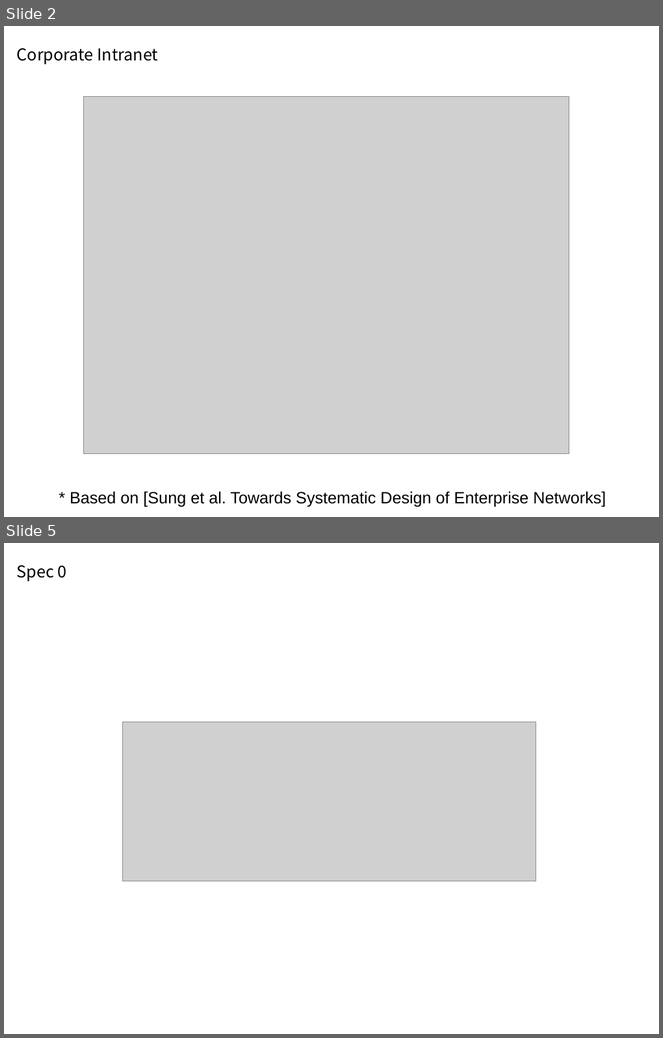
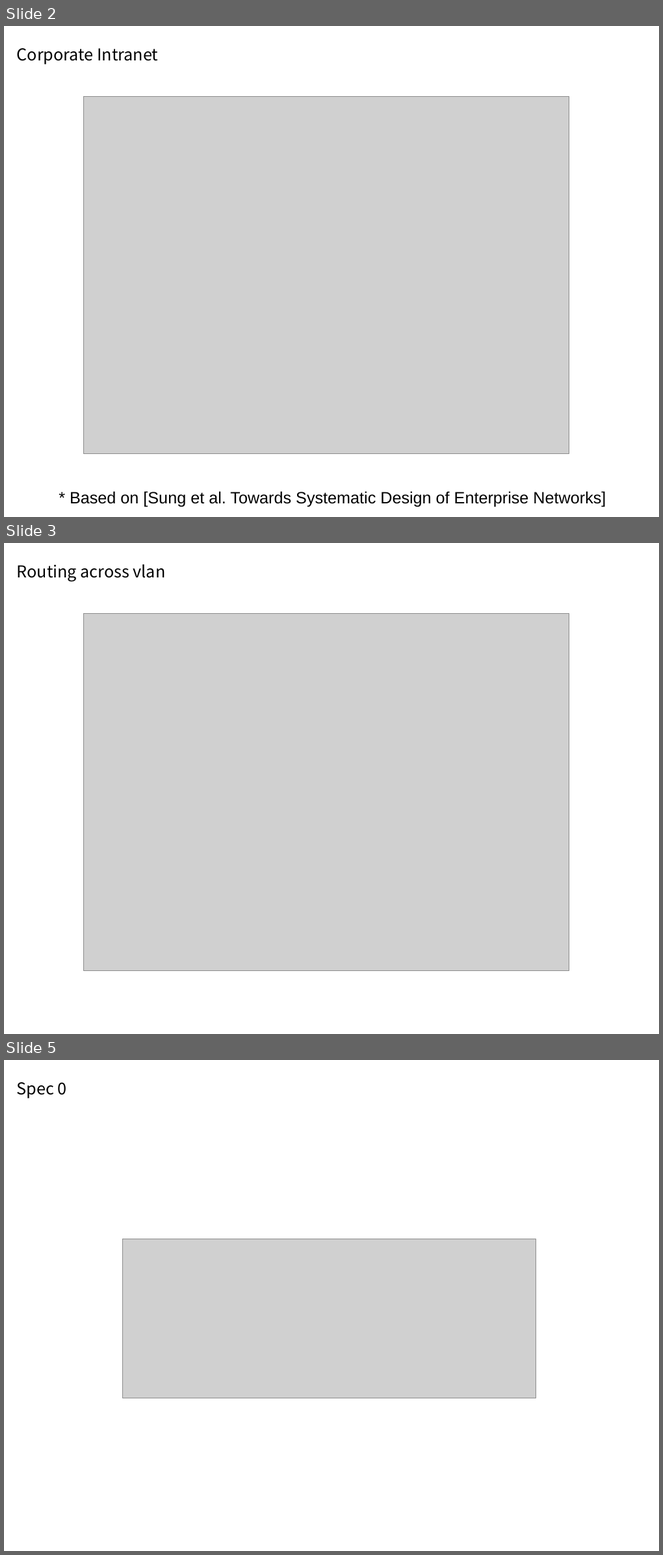
Before and after one commit to ryzhyk/cocoon, a slide deck: doc/intranet_case_study/slides.odp. Shown one above the other, each under a label of ours: slides 2 and 5 before the commit, slides 2, 3 and 5 after it; the slides between them are not shown. The pictures are 663x1038 and 663x1555 pixels, drawn with LibreOffice and Linux fonts; fonts in the diff are those of the drawing; grey boxes stand for pictures; background and template pictures are left out. Boxes give left, top, right and bottom in pixels: in the first picture for what was removed or moved away, otherwise in the second. Text is boxed around its words. In the diff, an @@ line names an element or a change of style, - is before the commit and + after.

```diff
--- a/doc/intranet_case_study/slides.odp
+++ b/doc/intranet_case_study/slides.odp
@@ slide 3 added at <box>4,543,659,1034</box>, background #FFFFFF @@
@@ title added at <box>17,564,166,581</box>, 18 pt, text #000000 @@
+Routing across vlan
@@ picture added at <box>83,614,570,971</box> @@
```
Also in this commit, not shown: 1 slide changed, 1 other slide added, 2 slides removed.
